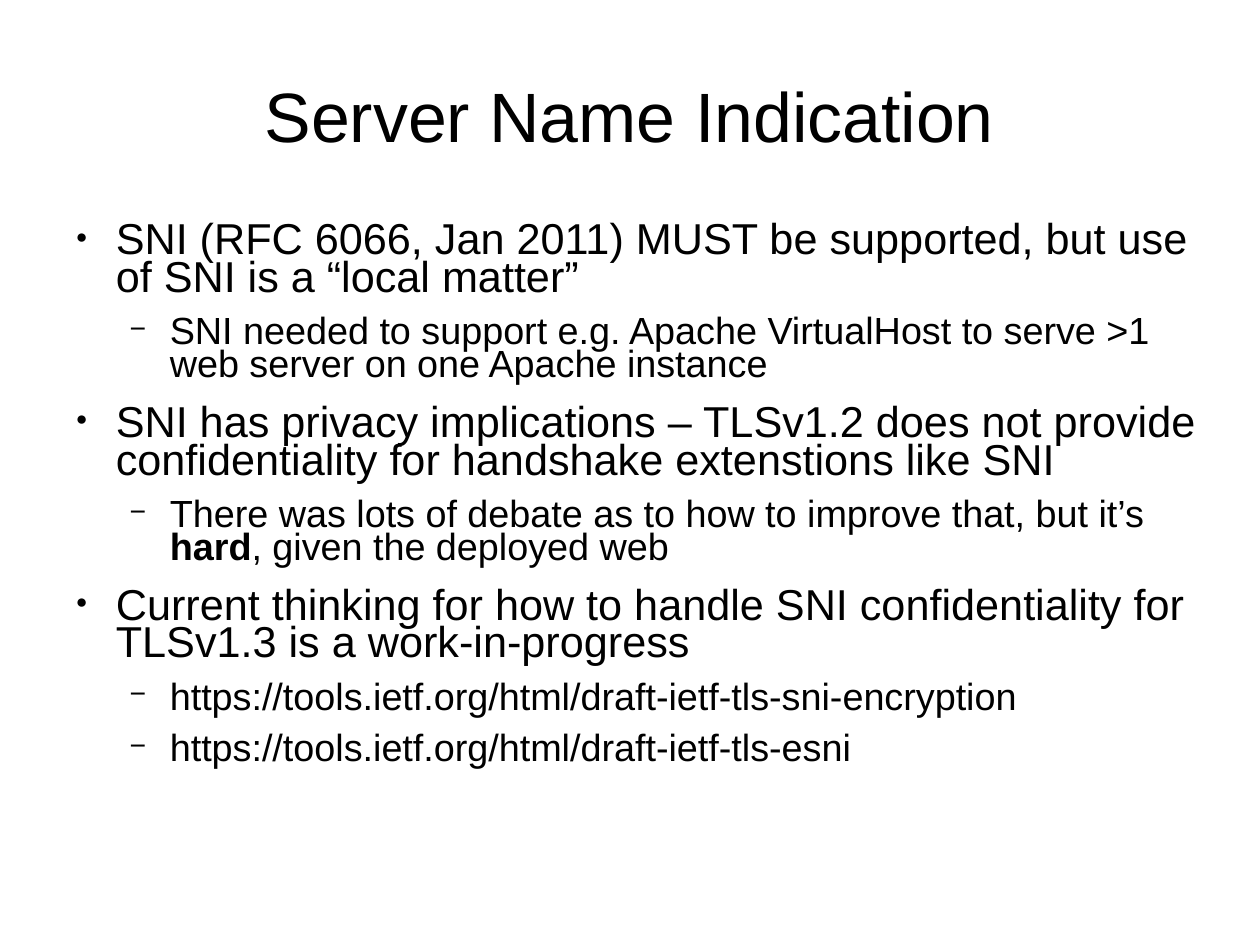
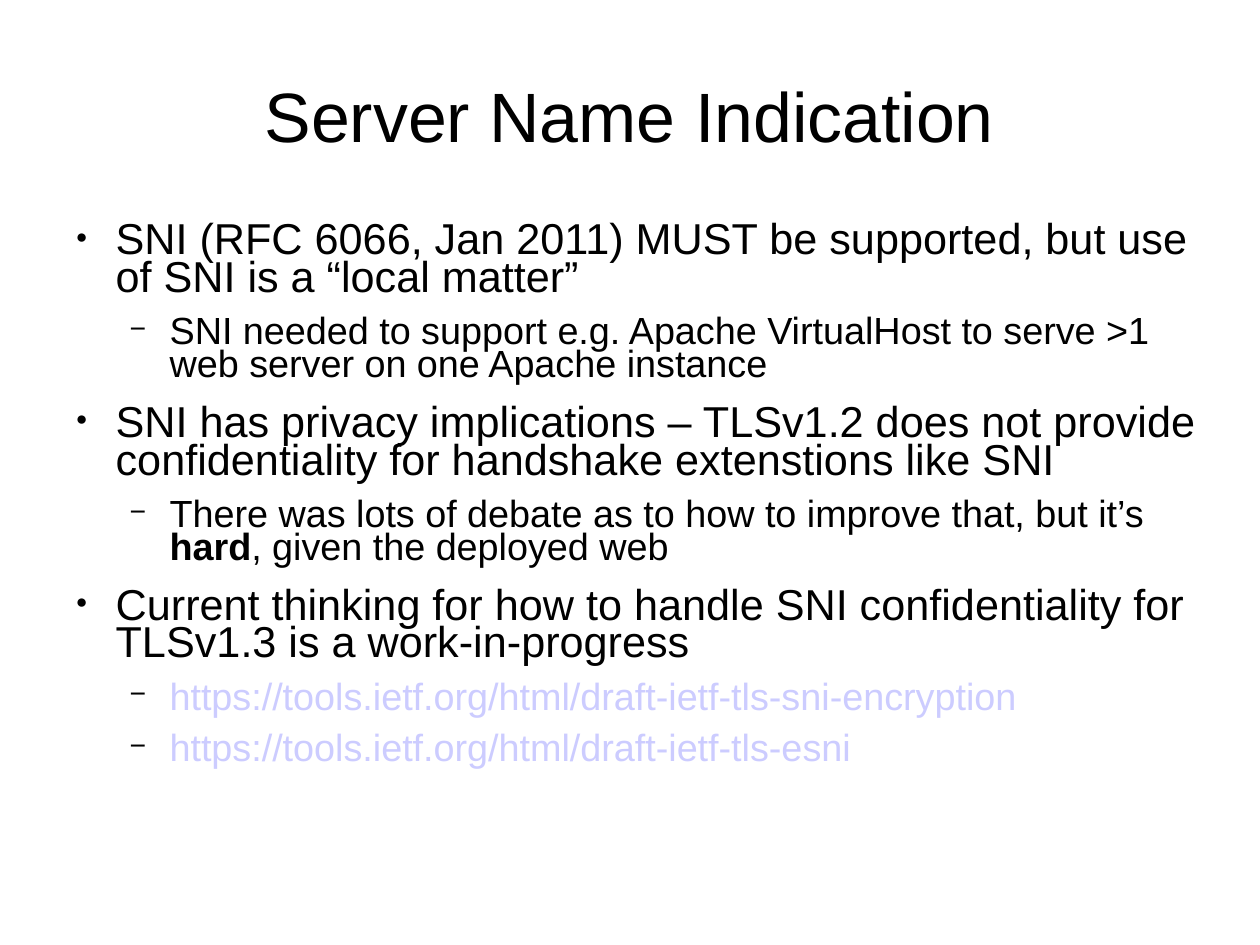
Before and after one commit to sftcd/cs7053, a slide deck: slide 8 of 2016lectures/07-tls-details.ppt. Drawn at 1260x945 pixels with LibreOffice and Linux fonts; fonts in the diff are those of the drawing. Boxes give left, top, right and bottom in pixels: in the first picture for what was removed or moved away, otherwise in the second. Text is boxed around its words. In the diff, an @@ line names an element or a change of style, - is before the commit and + after.

```diff
--- a/2016lectures/07-tls-details.ppt
+++ b/2016lectures/07-tls-details.ppt
@@ text "SNI (RFC 6066, Jan 2011) ..." at <box>116,222,1187,768</box>: text colour #000000 to #CCCCFF in "https://tools.ietf.org/html/draft-ietf-tls-sni-encryption", "https://tools.ietf.org/html/draft-ietf-tls-esni"; indent changed @@
```
Also in this commit, not shown: 9 other slides changed, 1 other file.
